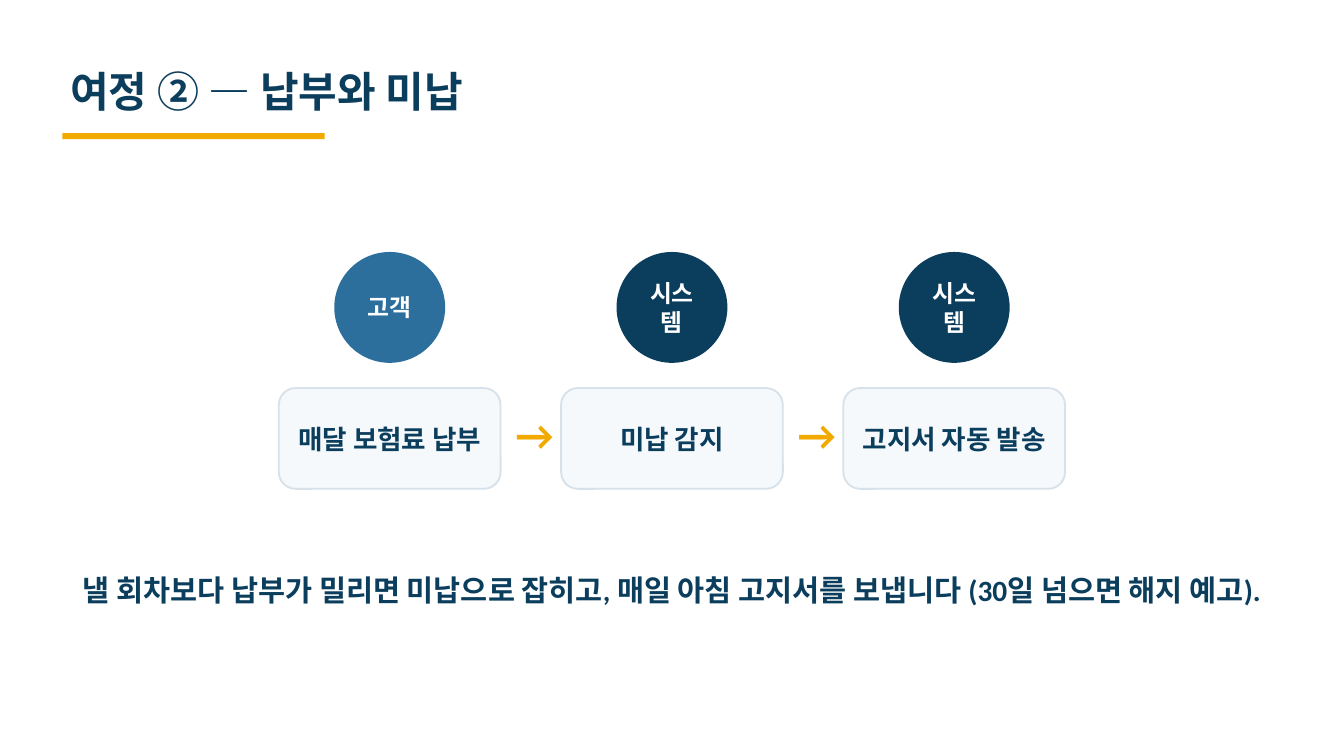
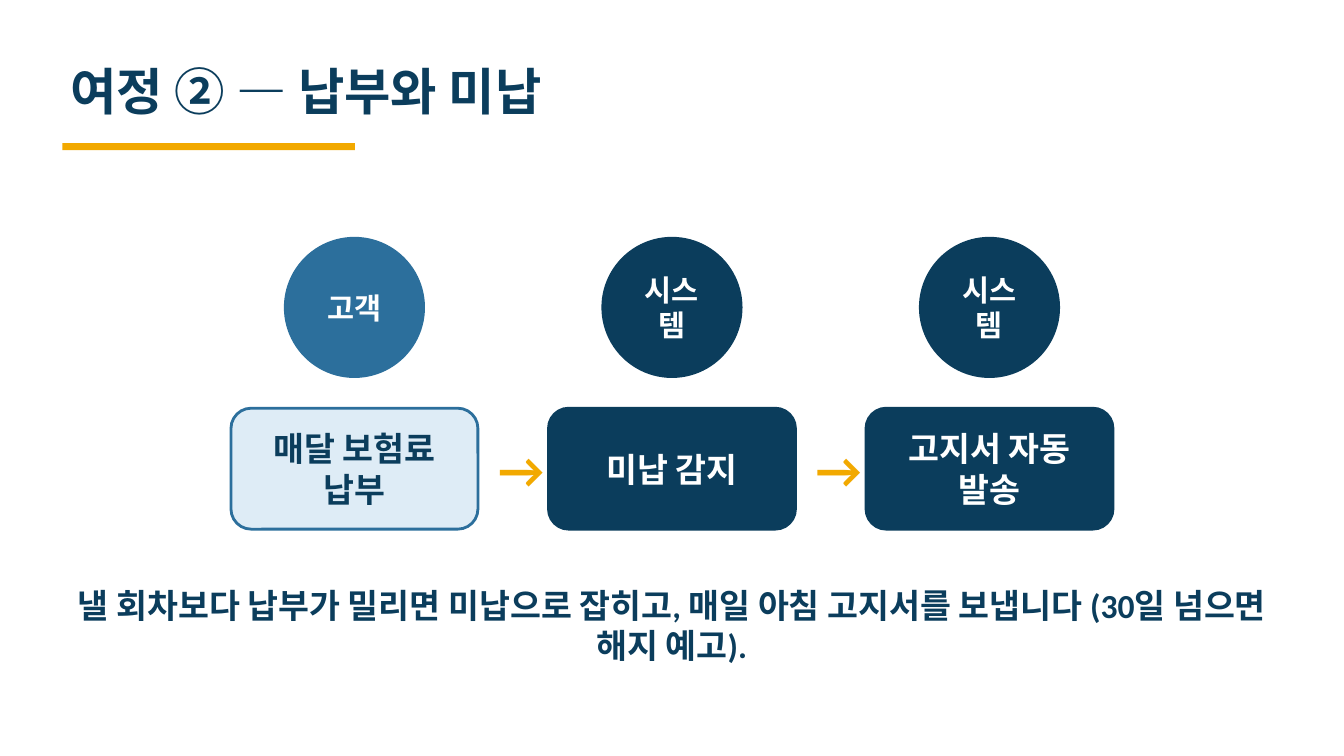
Before and after one commit to heyoonyoon/distributed-programming, a slide deck: slide 7 of docs/presentation/보험발표-편집가능.pptx. Drawn at 1344x756 pixels with LibreOffice and Linux fonts; fonts in the diff are those of the drawing. Boxes give left, top, right and bottom in pixels: in the first picture for what was removed or moved away, otherwise in the second. Text is boxed around its words. In the diff, an @@ line names an element or a change of style, - is before the commit and + after.

```diff
--- a/docs/presentation/보험발표-편집가능.pptx
+++ b/docs/presentation/보험발표-편집가능.pptx
@@ rectangle: place and size @@
-rectangle at (63,133,325,139)
+rectangle at (63,143,355,150)
@@ ellipse "고객": place and size @@
-ellipse "고객" at (335,252,446,363)
+ellipse "고객" at (284,237,425,378)
@@ ellipse "시스템": place and size @@
-ellipse "시스템" at (617,252,728,363)
+ellipse "시스템" at (602,237,743,378)
@@ size 17 to 21 pt in 3 elements at (602,237,743,378), (284,237,425,378), (920,237,1061,378) @@
@@ ellipse "시스템": place and size @@
-ellipse "시스템" at (899,252,1010,363)
+ellipse "시스템" at (920,237,1061,378)
@@ rounded rectangle "매달 보험료 납부": place and size @@
-rounded rectangle "매달 보험료 납부" at (279,388,501,489)
+rounded rectangle "매달 보험료 납부" at (231,408,478,529)
@@ rounded rectangle "매달 보험료 납부" at (231,408,478,529): size 19 to 24 pt; fill #F5F9FC to #DEECF6; outline #D7E1EA 1.3 pt to #2C6F9C 2 pt @@
@@ rounded rectangle "미납 감지": place and size @@
-rounded rectangle "미납 감지" at (562,388,783,489)
+rounded rectangle "미납 감지" at (548,408,796,529)
@@ rounded rectangle "미납 감지" at (548,408,796,529): size 19 to 24 pt, text colour #0B3D5C to #FFFFFF; fill #F5F9FC to #0B3D5C; outline #D7E1EA 1.3 pt to #0B3D5C 2 pt @@
@@ rounded rectangle "고지서 자동 발송" at (866,408,1113,529): size 19 to 24 pt, text colour #0B3D5C to #FFFFFF; fill #F5F9FC to #0B3D5C; outline #D7E1EA 1.3 pt to #0B3D5C 2 pt @@
@@ rounded rectangle "고지서 자동 발송": place and size @@
-rounded rectangle "고지서 자동 발송" at (844,388,1066,489)
+rounded rectangle "고지서 자동 발송" at (866,408,1113,529)
@@ text "→": place and size @@
-text "→" at (506,403,557,464)
+text "→" at (486,434,557,504)
@@ size 30 to 36 pt in 3 elements at (70,67,542,115), (486,434,557,504), (804,434,874,504) @@
@@ text "→": place and size @@
-text "→" at (788,403,839,464)
+text "→" at (804,434,874,504)
@@ text "낼 회차보다 납부가 밀리면 미납으로 ...": place and size @@
-text "낼 회차보다 납부가 밀리면 미납으로 ..." at (83,576,1261,606)
+text "낼 회차보다 납부가 밀리면 미납으로 ..." at (78,589,1266,663)
@@ text "낼 회차보다 납부가 밀리면 미납으로 ..." at (78,589,1266,663): size 21 to 24 pt @@
```
Also in this commit, not shown: 19 other slides changed, 3 other files.
